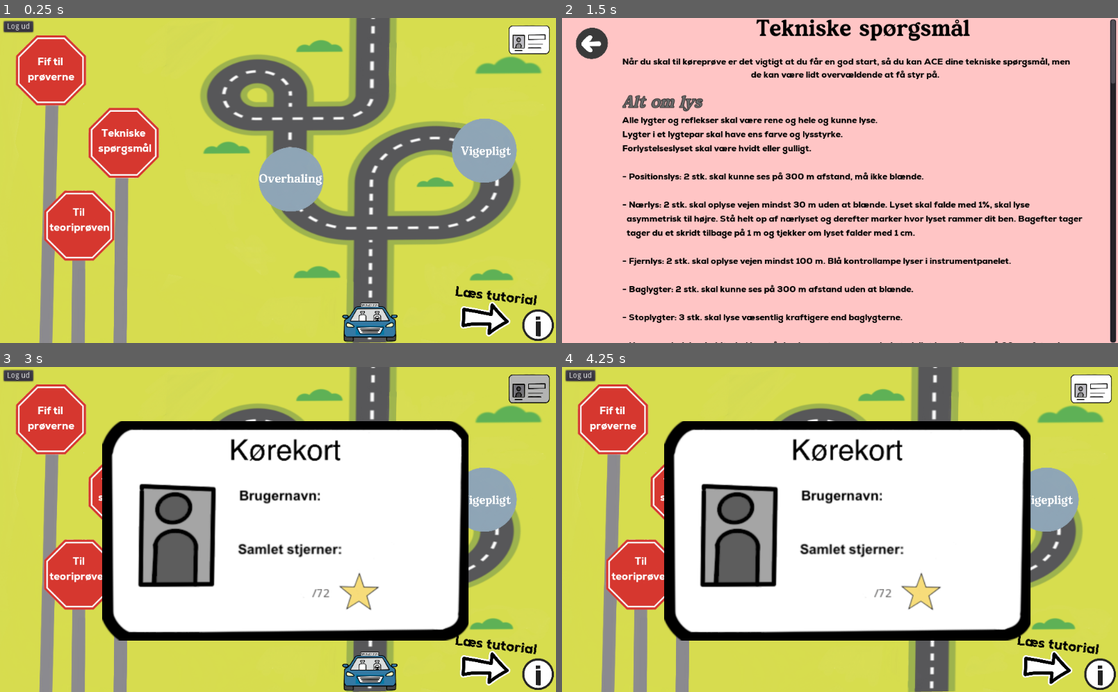
Above: before the commit, frames 1-4 (two rows, left to right).
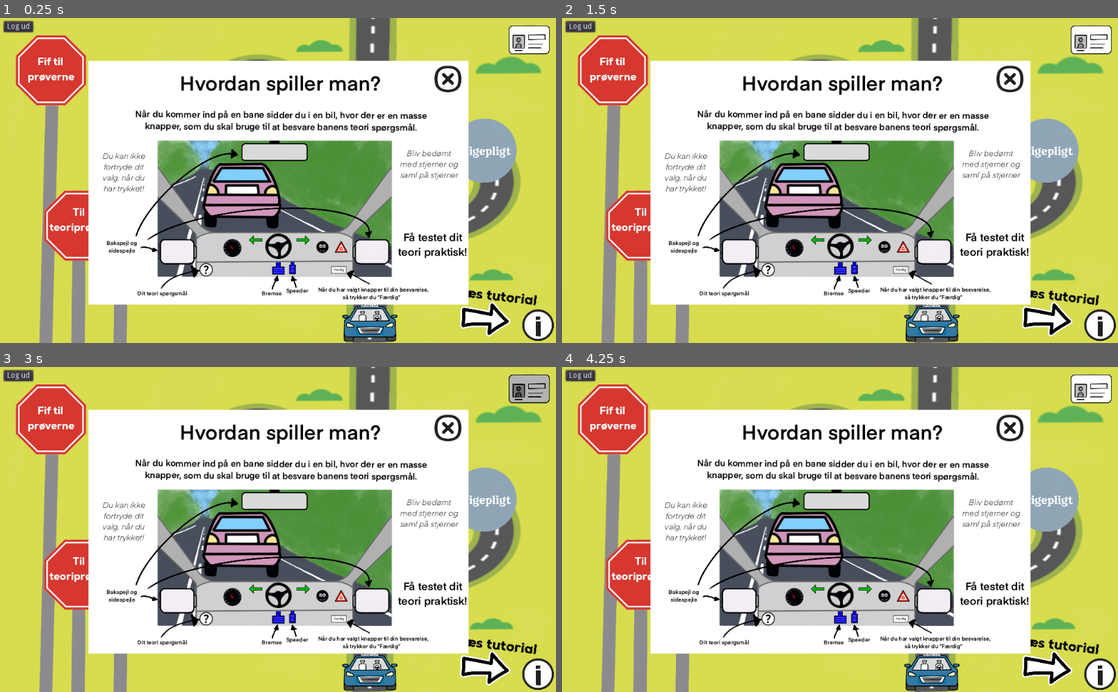
Above: after the commit, the same moments.

Repository: potatokenya/Koereteori
Game: Godot game, scene res://levelmenu.tscn
The game is run twice, just before and just after one commit, with the same random seed, the same clock (stepped at 60 frames per second) and the same inputs. This scene is started directly instead of the project's main scene.
Inputs (mouse positions are in pixels of both pictures, inside the frame that each line leads up to):
- Up to frame 1 (0.25 s): no input
- Up to frame 2 (1.5 s): click (612, 70) at 0.5 s; click (684, 141) at 1.25 s
- Up to frame 3 (3 s): click (27, 393) at 2.02 s; click (528, 389) at 2.75 s
- Up to frame 4 (4.25 s): click "Overhaling" at 3.5 s

The runs differ from the first frame. In frame 1, 50% of the frame differs, in the area x 15-85%, y 13-89%; in frame 2, 100%, in the area x 0-100%, y 0-100%; in frame 3, 34%; in frame 4, 35%.

Commit message:
levelmenu change

Diff:
--- a/levelmenu.tscn
+++ b/levelmenu.tscn
@@ -33,7 +33,7 @@
 [ext_resource path="res://Assets/yesstar.png" type="Texture" id=31]
 [ext_resource path="res://Assets/nostar.png" type="Texture" id=32]
 [ext_resource path="res://Assets/Sounds/videogame-menu-button-click.wav" type="AudioStream" id=33]
-[ext_resource path="res://Assets/help.png" type="Texture" id=34]
+[ext_resource path="res://Assets/real help.png" type="Texture" id=34]
 [ext_resource path="res://Assets/left-arrow-symbol-characters-sticker-removebg-preview.png" type="Texture" id=35]
 [ext_resource path="res://Assets/bs/close.png" type="Texture" id=36]
 [ext_resource path="res://Assets/bs/close-kopi 2.png" type="Texture" id=37]
@@ -595,7 +595,6 @@
 text = "Læs tutorial"
 
 [node name="help" type="TextureRect" parent="."]
-visible = false
 margin_left = 163.0
 margin_top = 79.0
 margin_right = 863.0
Not shown, changed: .DS_Store
